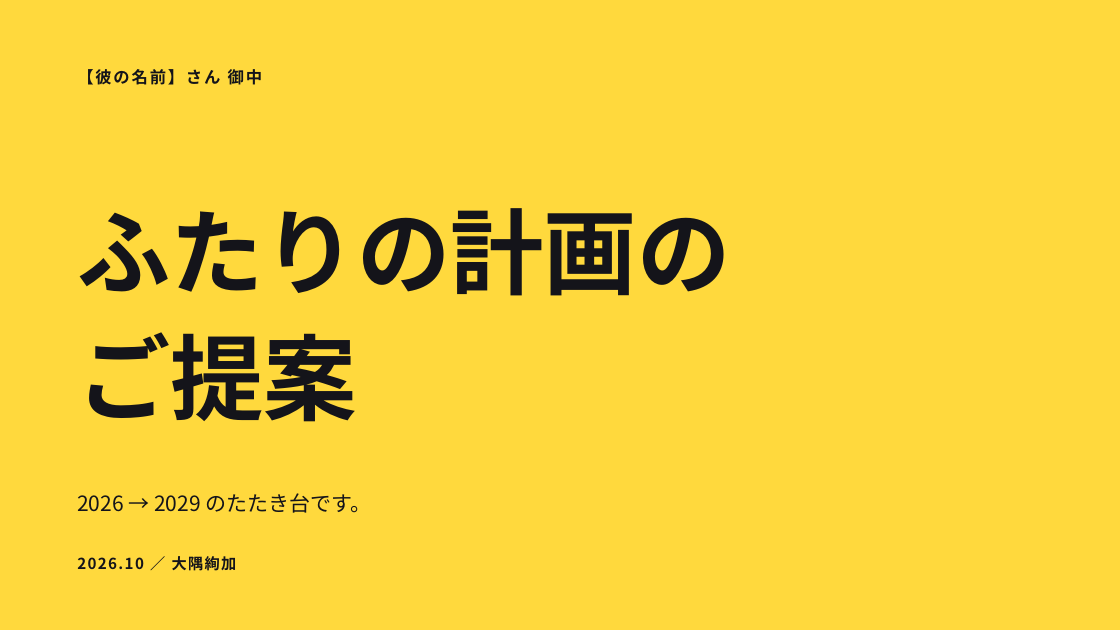
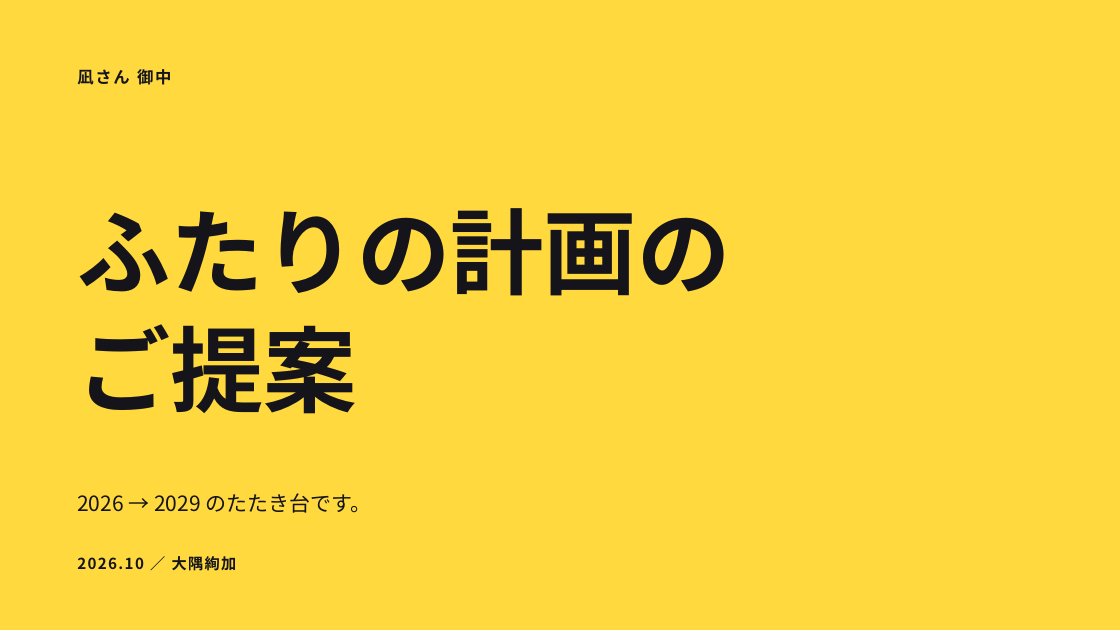
Before and after one commit to ayaka1933-glitch/portfolio, a slide deck: slide 1 of proposal/ふたりの計画のご提案.pptx. Drawn at 1120x630 pixels with LibreOffice and Linux fonts; fonts in the diff are those of the drawing. Boxes give left, top, right and bottom in pixels: in the first picture for what was removed or moved away, otherwise in the second. Text is boxed around its words. In the diff, an @@ line names an element or a change of style, - is before the commit and + after.

```diff
--- a/proposal/ふたりの計画のご提案.pptx
+++ b/proposal/ふたりの計画のご提案.pptx
@@ text at box(77, 69, 171, 85): text changed @@
-【彼の名前】さん 御中
+凪さん 御中
@@ text "ふたりの計画の" at box(77, 208, 730, 414): line spacing 1.12 to 1.05 @@
```
Also in this commit, not shown: 9 other slides changed, 4 other files.
